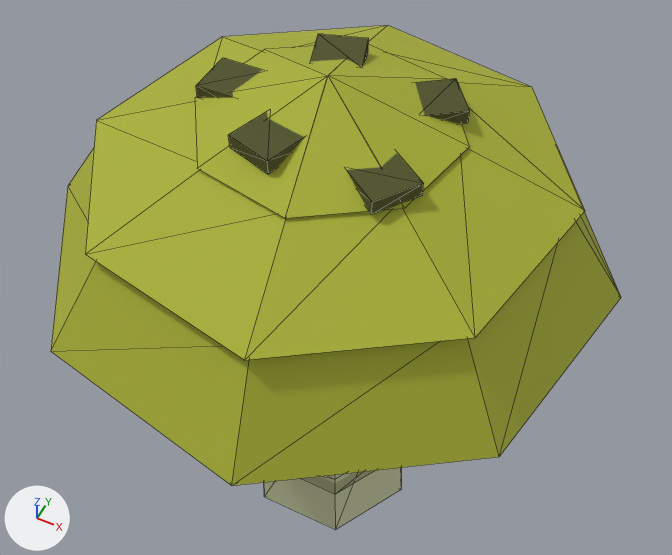
An edit to the glTF model assets/models/mushrooms/pesta.gltf, drawn before and after from the same camera.
The view is the same before and after, from a 50 mm camera at (0.264, -0.515, 0.968) aimed at (-0.005, 0.024, 0.295). The axes (+X, +Y, +Z) are drawn at lower left. The lights are the same throughout. The picture after the commit comes second. Mesh edges are drawn as thin lines. Vertices at exactly the same position are counted once.

Objects in the first picture: 'cap_mid_1', 'cap_rim', 'cap_spot_0', 'cap_spot_1', 'cap_spot_2', 'cap_spot_3', 'cap_spot_4', 'cap_top', 'stem' and 1 more.
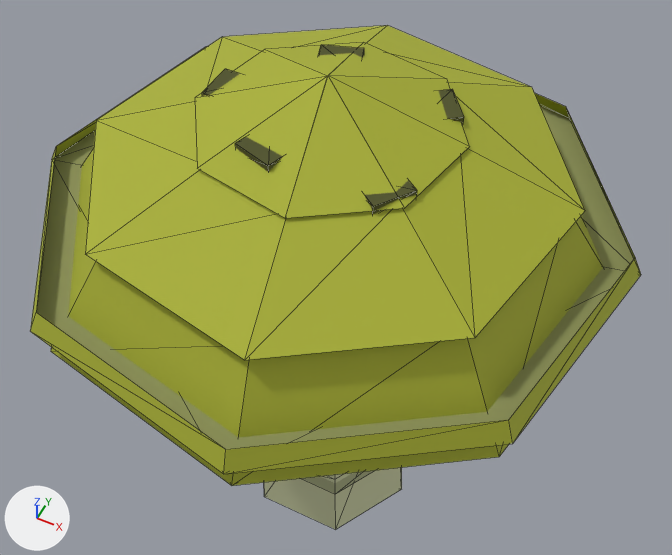
Pixel boxes (x1, y1, x2, y2) of what changed, in the pictures (672 x 555 px):
```json
{"object": "cap_lip", "change": "added", "after": [30, 47, 641, 474]}
{"object": "cap_spot_4", "change": "moved, rescaled", "before": [347, 153, 424, 214], "after": [365, 180, 417, 214]}
{"object": "cap_spot_3", "change": "moved, rescaled", "before": [228, 112, 305, 174], "after": [235, 137, 283, 172]}
{"object": "cap_spot_0", "change": "moved, rescaled", "before": [415, 78, 470, 124], "after": [438, 89, 464, 125]}
{"object": "cap_spot_2", "change": "moved, rescaled", "before": [196, 58, 262, 98], "after": [202, 69, 240, 96]}
{"object": "cap_spot_1", "change": "moved, rescaled", "before": [311, 34, 369, 67], "after": [319, 45, 364, 57]}
```

The change, as JSON lines over the scene's bpy script:
```json
{"block": "me_cap_spot_0", "where": "# used by ob_cap_spot_0; location = (0.0, 0.0, 0.0)"}
{"op": "remove", "block": "me_cap_spot_0", "code": "me_cap_spot_0.from_pydata(...)  # 8 vertices, 12 faces; spans x 0.0403..0.099, y 0.0216..0.0803, z 0.5057..0.5177"}
{"op": "add", "block": "me_cap_spot_0", "code": "me_cap_spot_0.from_pydata(...)  # 8 vertices, 12 faces; spans x 0.0445..0.0948, y 0.0258..0.0761, z 0.4997..0.5097"}
{"block": "me_cap_spot_0", "change": "me_cap_spot_0 part 1: the whole mesh is scaled about its middle by (0.857, 0.857, 0.833), then moved by (0.0, 0.0, -0.007)"}
{"block": "me_cap_spot_1", "where": "# used by ob_cap_spot_1; location = (0.0, 0.0, 0.0)"}
{"op": "remove", "block": "me_cap_spot_1", "code": "me_cap_spot_1.from_pydata(...)  # 8 vertices, 12 faces; spans x -0.0458..0.0072, y 0.0322..0.0852, z 0.516..0.528"}
{"op": "add", "block": "me_cap_spot_1", "code": "me_cap_spot_1.from_pydata(...)  # 8 vertices, 12 faces; spans x -0.042..0.0034, y 0.036..0.0815, z 0.51..0.52"}
{"block": "me_cap_spot_1", "change": "me_cap_spot_1 part 2: the whole mesh is scaled about its middle by (0.857, 0.857, 0.833), then moved by (0.0, 0.0, -0.007)"}
{"block": "me_cap_spot_2", "where": "# used by ob_cap_spot_2; location = (0.0, 0.0, 0.0)"}
{"op": "remove", "block": "me_cap_spot_2", "code": "me_cap_spot_2.from_pydata(...)  # 8 vertices, 12 faces; spans x -0.1074..-0.0653, y -0.0214..0.0208, z 0.5057..0.5177"}
{"op": "add", "block": "me_cap_spot_2", "code": "me_cap_spot_2.from_pydata(...)  # 8 vertices, 12 faces; spans x -0.1044..-0.0683, y -0.0184..0.0178, z 0.4997..0.5097"}
{"block": "me_cap_spot_2", "change": "me_cap_spot_2 part 3: the whole mesh is scaled about its middle by (0.857, 0.857, 0.833), then moved by (0.0, 0.0, -0.007)"}
{"block": "me_cap_spot_3", "where": "# used by ob_cap_spot_3; location = (0.0, 0.0, 0.0)"}
{"op": "remove", "block": "me_cap_spot_3", "code": "me_cap_spot_3.from_pydata(...)  # 8 vertices, 12 faces; spans x -0.0453..0.0075, y -0.0853..-0.0325, z 0.516..0.528"}
{"op": "add", "block": "me_cap_spot_3", "code": "me_cap_spot_3.from_pydata(...)  # 8 vertices, 12 faces; spans x -0.0415..0.0037, y -0.0815..-0.0362, z 0.51..0.52"}
{"block": "me_cap_spot_3", "change": "me_cap_spot_3 part 4: the whole mesh is scaled about its middle by (0.857, 0.857, 0.833), then moved by (0.0, 0.0, -0.007)"}
{"block": "me_cap_spot_4", "where": "# used by ob_cap_spot_4; location = (0.0, 0.0, 0.0)"}
{"op": "remove", "block": "me_cap_spot_4", "code": "me_cap_spot_4.from_pydata(...)  # 8 vertices, 12 faces; spans x 0.0407..0.0993, y -0.0798..-0.0212, z 0.5057..0.5177"}
{"op": "add", "block": "me_cap_spot_4", "code": "me_cap_spot_4.from_pydata(...)  # 8 vertices, 12 faces; spans x 0.0449..0.0952, y -0.0756..-0.0254, z 0.4997..0.5097"}
{"block": "me_cap_spot_4", "change": "me_cap_spot_4 part 5: the whole mesh is scaled about its middle by (0.857, 0.857, 0.833), then moved by (0.0, 0.0, -0.007)"}
{"op": "add", "block": "me_cap_lip", "code": ["me_cap_lip = bpy.data.meshes.new('cap_lip')", "me_cap_lip.from_pydata(...)  # 16 vertices, 22 faces; spans x -0.259..0.259, y -0.259..0.259, z 0.404..0.422", "me_cap_lip.materials.append(mat_mushroom)  # picture img_0"]}
{"op": "add", "block": "ob_cap_lip", "code": ["ob_cap_lip = bpy.data.objects.new('cap_lip', me_cap_lip)", "ob_cap_lip.location = (0.0, 0.0, 0.0)"]}
```
